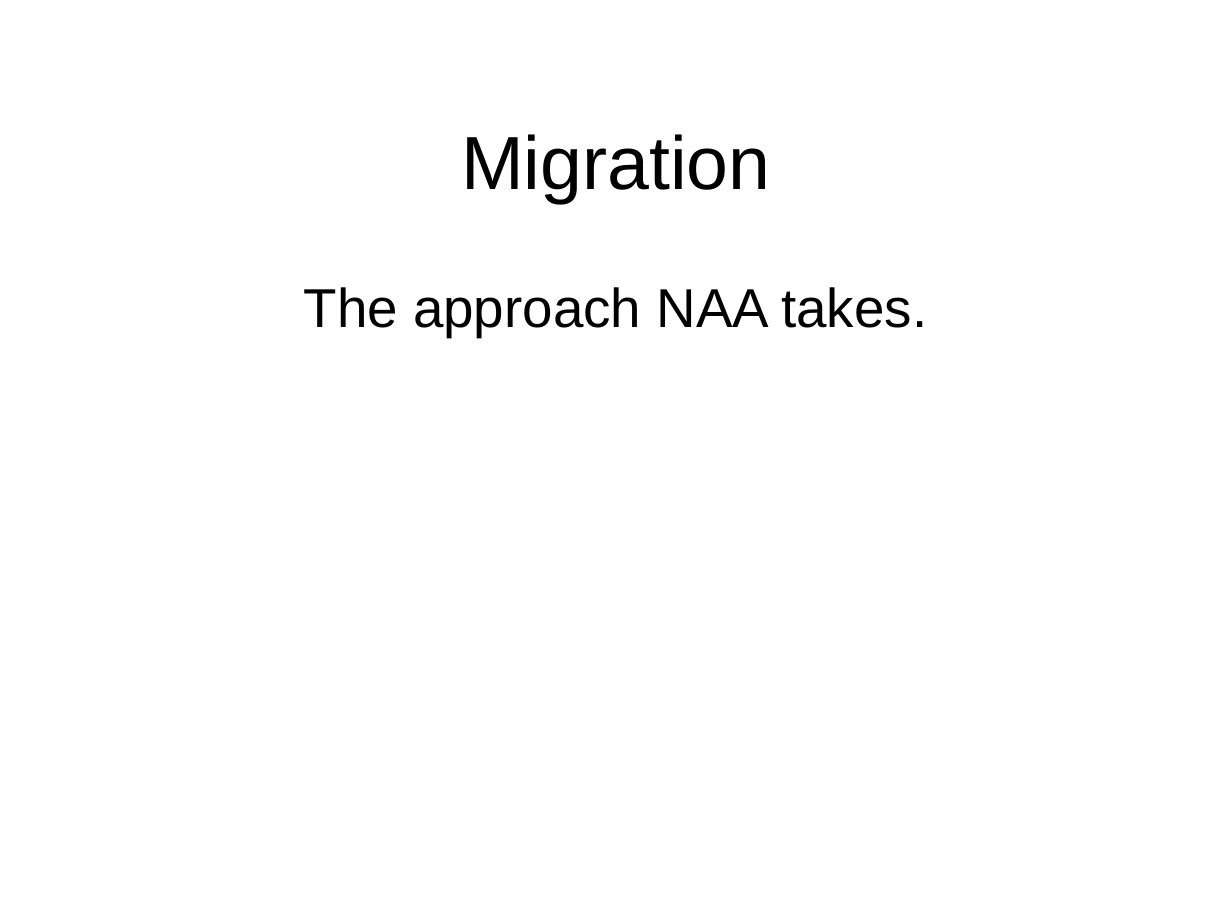
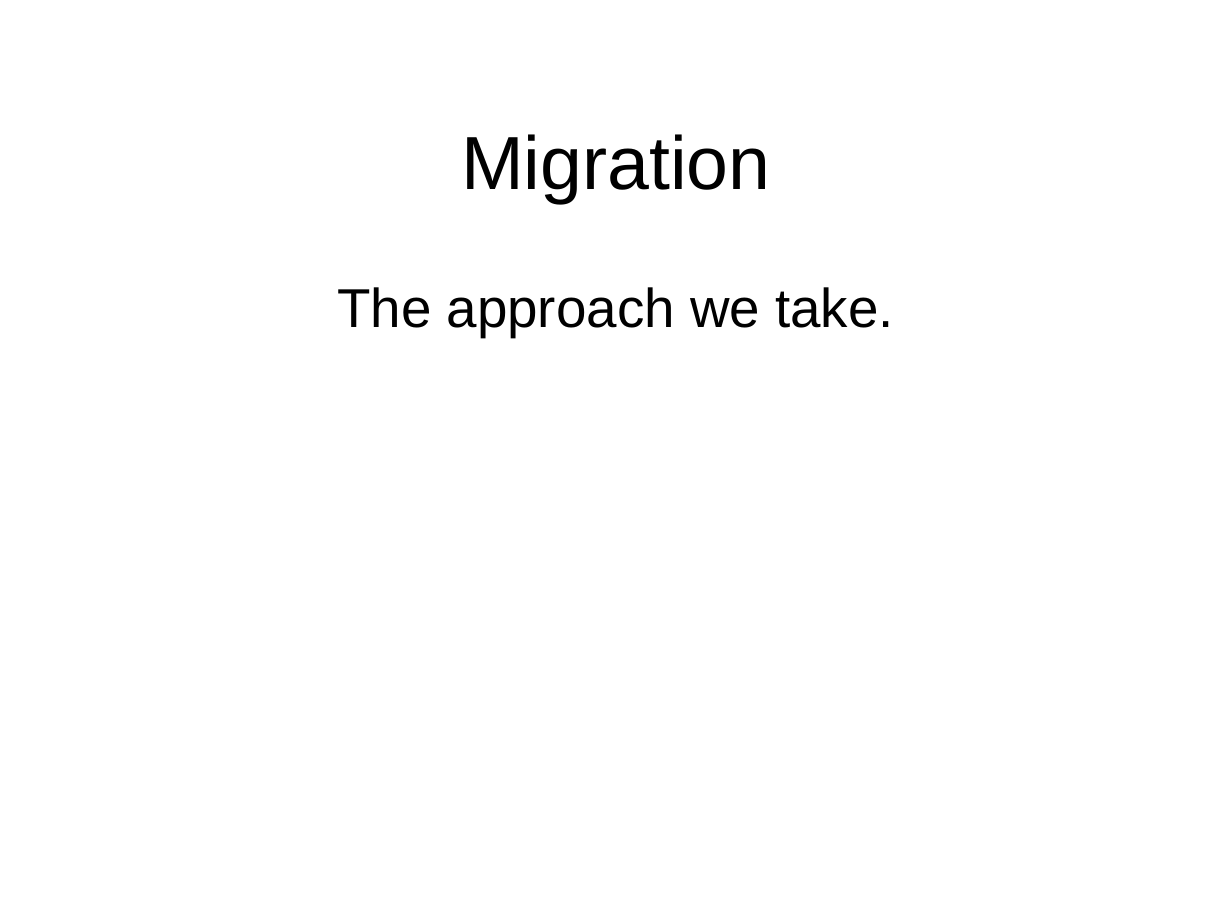
Before and after one commit to toneill/naa, a slide deck: slide 27 of doco/digital-preservation-chris-smart.odp. Drawn at 1232x924 pixels with LibreOffice and Linux fonts; fonts in the diff are those of the drawing; background and template pictures are left out. Boxes give left, top, right and bottom in pixels: in the first picture for what was removed or moved away, otherwise in the second. Text is boxed around its words. In the diff, an @@ line names an element or a change of style, - is before the commit and + after.

```diff
--- a/doco/digital-preservation-chris-smart.odp
+++ b/doco/digital-preservation-chris-smart.odp
@@ text at [337,287,894,337]: text changed @@
-The approach NAA takes.
+The approach we take.
```
Also in this commit, not shown: 8 other slides changed, 6 slides added, 1 slide removed.
